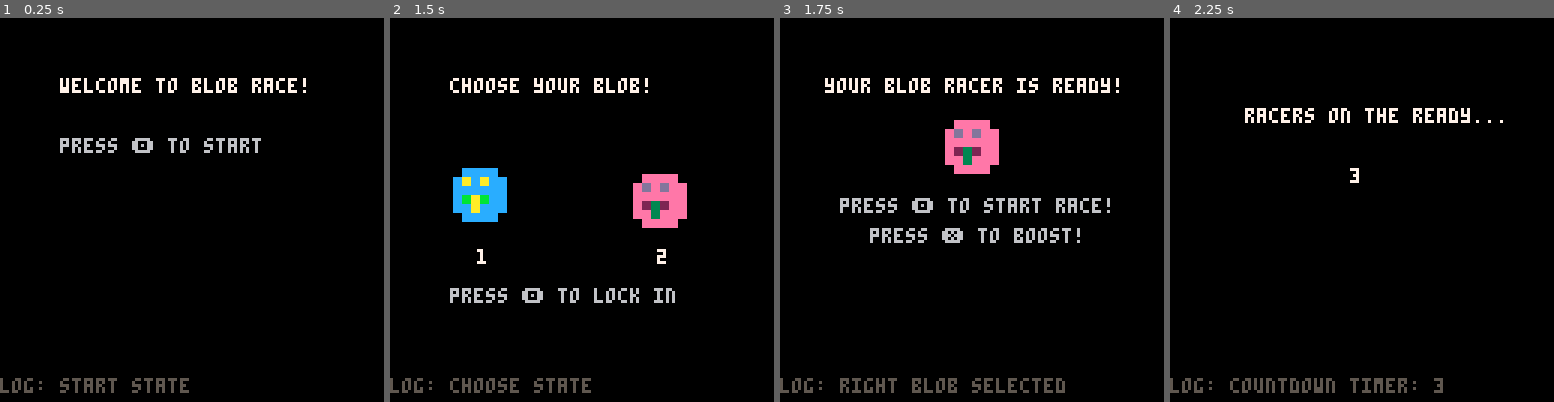
Above: before the commit, frames 1-4 (left to right).
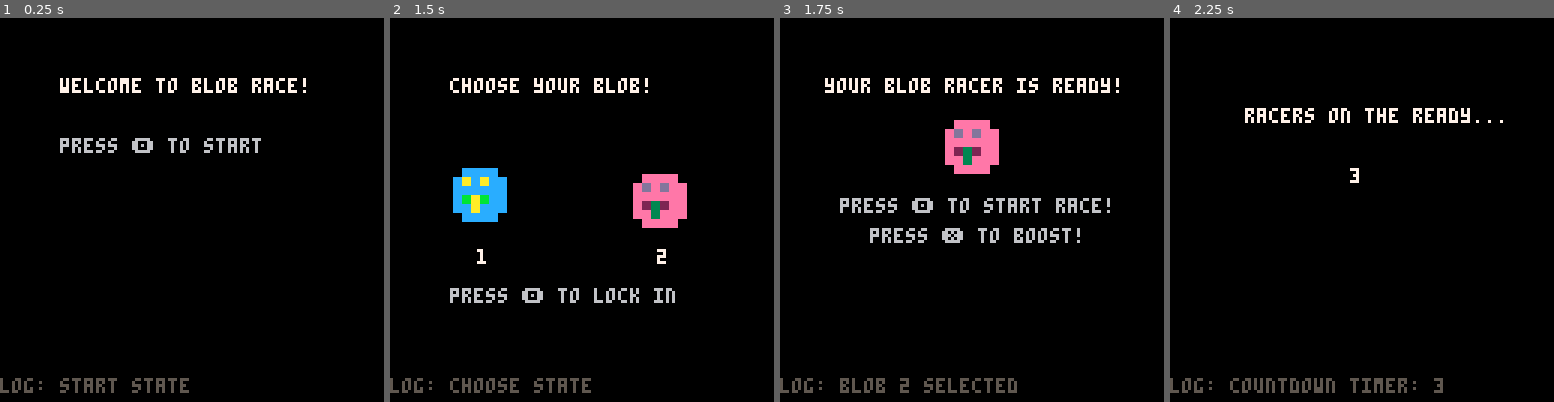
Above: after the commit, the same moments.

Repository: geopet/formula-blob
Game: PICO-8 cartridge blob_race.p8
Two runs of this game, one before a commit and one after it. Both use one fixed random seed, a clock stepped at 60 frames per second and the inputs below.
Inputs:
- Up to frame 1 (0.25 s): no input
- Up to frame 2 (1.5 s): tap X (X key) at 0.33, 1.07 s; tap O (Z key) at 0.7 s
- Up to frame 3 (1.75 s): hold Right from 1.6 s (still down); tap O (Z key) at 1.7 s
- Up to frame 4 (2.25 s): tap X (X key) at 1.85 s; release Right at 2.1 s; tap O (Z key) at 2.1 s

Frames 1-2 are identical in both runs. In frame 3, 0.8% of the frame differs, in the area x 16-75%, y 93-98%; in frame 4, nothing differs.

Commit message:
refactor(logging+): improve logs, remove comments
Doing minor code clean up and improving the logging in some states.

Diff:
--- a/blob_race.p8
+++ b/blob_race.p8
@@ -61,11 +61,11 @@
         if (btnp(0)) then -- left blob (1)
             selected_blob = 1
             sfx(0)
-            log_msg = "left blob selected"
+            log_msg = "blob 1 selected"
         elseif (btnp(1)) then -- right blob (2)
             selected_blob = 2
             sfx(0)
-            log_msg = "right blob selected"
+            log_msg = "blob 2 selected"
         elseif (btnp(4)) then
             if selected_blob != 0 then
                 sfx(1)
@@ -188,6 +188,7 @@
         if (btnp(4)) then
             state = "start"
         end
+        log_msg = "result state"
     end
 end
 
@@ -217,9 +218,6 @@
         print("choose your blob!", 20, 20, 7)
 
         -- draw blobs
-        -- circfill(30, 60, 8 + blob_pulse, 11) -- left blob (color 11 = light blue)
-        -- circfill(90, 60, 8 + blob_pulse_2, 8) -- right blob (color 8 = red)
-
         sspr(blob1_sprite_frame * 8, 0, 8, 8, 30-12, 60-12 + blob_pulse, 24, 24, blob1_flip, false)
         sspr(blob2_sprite_frame * 8, 0, 8, 8, 90-12, 60-12 + blob_pulse_2, 24, 24, blob2_flip, false)
 
